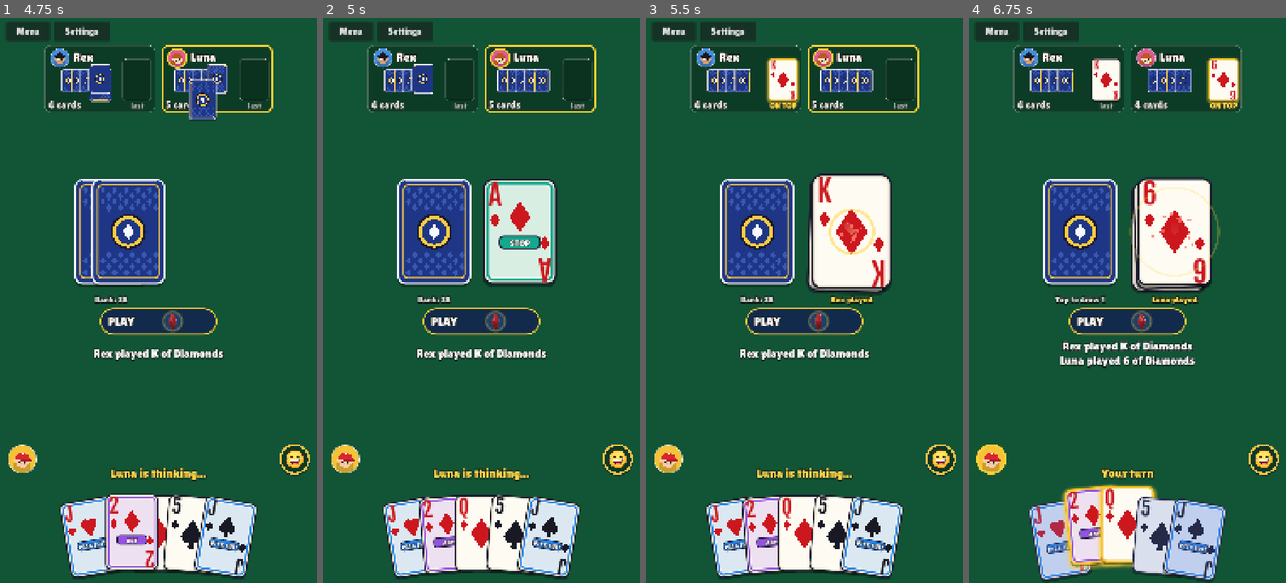
Above: before the commit, frames 1-4 (left to right).
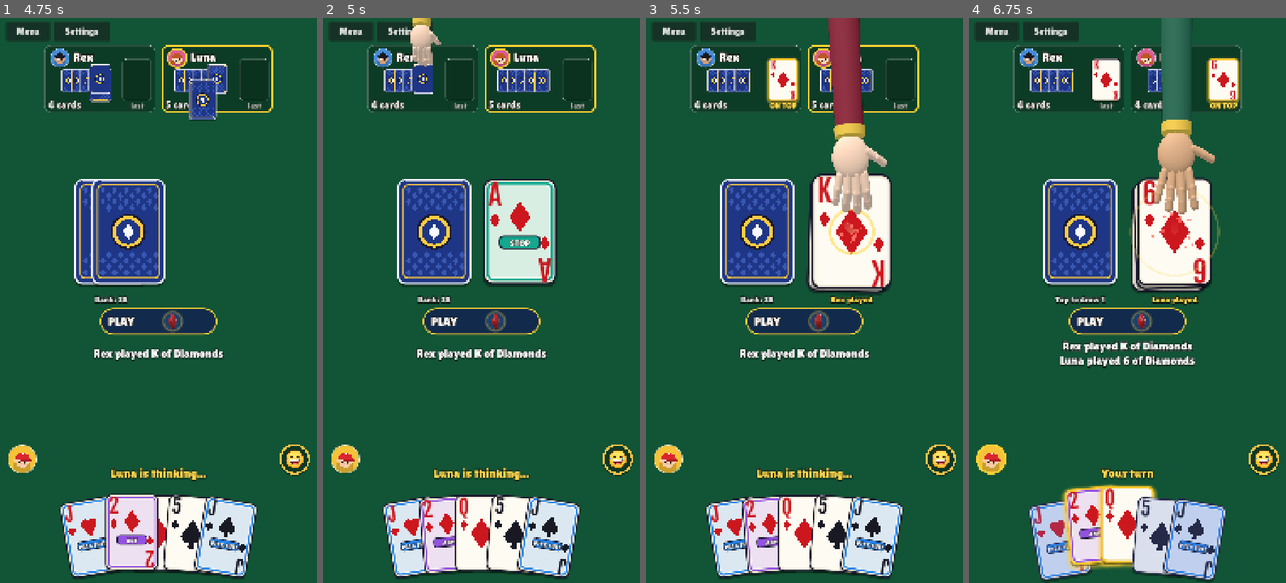
Above: after the commit, the same moments.

Repository: lambou/jcommand-cards-monorepo
Game: Godot game, scene res://scenes/main.tscn
The game is run twice, just before and just after one commit, with the same random seed, the same clock (stepped at 60 frames per second) and the same inputs.
Inputs (mouse positions are in pixels of both pictures, inside the frame that each line leads up to):
- Up to frame 1 (4.75 s): click "Easy" at 0.5 s; click "Easy" at 1.25 s; click "Normal" at 2 s; click "Normal" at 2.75 s; click "PLAY" at 3.5 s; tap Enter at 4.25 s; drag from (110, 232) to (190, 176) at 4.27 s
- Up to frame 2 (5 s): no input
- Up to frame 3 (5.5 s): drag from (842, 232) to (788, 413) at 5.02 s
- Up to frame 4 (6.75 s): move the mouse to (1105, 80) at 5.77 s; hold Right 5.78-6.5 s; click (1105, 80) at 5.92 s; tap Enter at 6.5 s; drag from (1175, 232) to (1032, 215) at 6.52 s

Frame 1 is identical in both runs. In frame 2, 0.5% of the frame differs, in the area x 27-38%, y 0-9%; in frame 3, 3.5%, in the area x 57-76%, y 0-35%; in frame 4, 3.3%.
Error before the commit: Parse Error: Cannot find member "STYLES" in base "res://scripts/ui/hand3d.gd". (res://scripts/ui/settings_panel.gd:90)

Commit message:
Add opponents' top-down 3D hands and selectable hand colours
- hand3d.gd: hands can reach down from the top (opponents), scale with the
  card they hold, and use one of 7 colour styles (STYLES).
- Each bot gets the next style after the player's, so all hands differ.
- Settings: toggles for your hand and opponents' hands, plus a hand colour picker.
- Add Godot .uid files for scripts/shaders.

Co-Authored-By: Claude Sonnet 5.5 <noreply@anthropic.com>

Diff:
--- a/apps/mobile/scripts/ui/hand3d.gd
+++ b/apps/mobile/scripts/ui/hand3d.gd
@@ -7,6 +7,18 @@
 const SLEEVE := Color(0.13, 0.24, 0.42)
 const CUFF := Color(0.93, 0.76, 0.28)
 const CAM_DIST := 2000.0
+const Settings := preload("res://scripts/game/settings.gd")
+
+## Selectable looks: [name, glove/skin colour, sleeve colour].
+const STYLES := [
+	["Classic", Color(0.97, 0.96, 0.92), Color(0.13, 0.24, 0.42)],
+	["Peach", Color(0.96, 0.80, 0.68), Color(0.55, 0.15, 0.22)],
+	["Tan", Color(0.85, 0.65, 0.48), Color(0.15, 0.40, 0.30)],
+	["Brown", Color(0.60, 0.40, 0.28), Color(0.85, 0.55, 0.15)],
+	["Deep", Color(0.36, 0.23, 0.17), Color(0.40, 0.25, 0.60)],
+	["Red", Color(0.85, 0.15, 0.15), Color(0.12, 0.12, 0.15)],
+	["Shadow", Color(0.12, 0.12, 0.14), Color(0.70, 0.12, 0.18)],
+]
 const HAND_SCALE := 0.95
 ## Where on the card the fingertips hold it, as a fraction of the card height below its centre.
 const GRIP_Y := 0.2
@@ -30,6 +42,10 @@
 var _thumb_base: Node3D
 var _thumb_joints: Array = []
 var _follow: Control
+var _skin_mat: StandardMaterial3D
+var _sleeve_mat: StandardMaterial3D
+var _dir := 1.0 # 1 = reaches up from the bottom (you), -1 = reaches down from the top (opponents)
+var _scale := 1.0 # hand size follows the card it holds (opponents' cards start small)
 var _tw: Tween
 var _tilt := 0.0
 var _last_pos := Vector2.ZERO
@@ -126,6 +142,8 @@
 func _build_hand() -> void:
 	var skin := _mat(GLOVE)
 	var sleeve := _mat(SLEEVE, 0.8)
+	_skin_mat = skin
+	_sleeve_mat = sleeve
 	var cuff := _mat(CUFF, 0.4)
 
 	# Local origin = grip point. The palm sits below and above the card plane so the fingers curl onto it.
@@ -204,12 +222,16 @@
 
 ## Reach in from below, grip `node` (a flying/resting card) and carry it for `carry_t` seconds, then leave.
 ## The card should start moving after `reach` seconds.
-func carry(node: Control, reach: float, carry_t: float) -> void:
+## `style` picks a STYLES entry (-1 = the player's own choice from settings).
+func carry(node: Control, reach: float, carry_t: float, from_top: bool = false, style: int = -1) -> void:
 	if _tw != null:
 		_tw.kill()
 	_follow = null
+	_dir = -1.0 if from_top else 1.0
+	set_style(style if style >= 0 else Settings.hand_color)
+	_scale = _scale_for(node)
 	var grab := _grip_point(node)
-	pos = Vector2(grab.x, size.y + 420.0)
+	pos = Vector2(grab.x, _away_y())
 	_last_pos = pos
 	grip = 0.0
 	_tilt = 0.0
@@ -221,7 +243,7 @@
 	_tw.tween_interval(carry_t)
 	_tw.tween_callback(func(): _follow = null)
 	_tw.tween_property(self, "grip", 0.0, 0.1)
-	_tw.tween_property(self, "pos:y", size.y + 450.0, 0.28).set_trans(Tween.TRANS_CUBIC).set_ease(Tween.EASE_IN)
+	_tw.tween_property(self, "pos:y", _away_y(), 0.28).set_trans(Tween.TRANS_CUBIC).set_ease(Tween.EASE_IN)
 	_tw.tween_callback(_activate.bind(false))
 
 
@@ -236,12 +258,28 @@
 	_tw.tween_interval(maxf(hold - 0.12, 0.0))
 	_tw.tween_callback(func(): _follow = null)
 	_tw.tween_property(self, "grip", 0.0, 0.1)
-	_tw.tween_property(self, "pos:y", size.y + 450.0, 0.3).set_trans(Tween.TRANS_CUBIC).set_ease(Tween.EASE_IN)
+	_tw.tween_property(self, "pos:y", _away_y(), 0.3).set_trans(Tween.TRANS_CUBIC).set_ease(Tween.EASE_IN)
 	_tw.tween_callback(_activate.bind(false))
 
 
+func set_style(i: int) -> void:
+	var st: Array = STYLES[posmod(i, STYLES.size())]
+	_skin_mat.albedo_color = st[1]
+	_sleeve_mat.albedo_color = st[2]
+
+
 func _grip_point(node: Control) -> Vector2:
-	return node.position + node.size / 2.0 + Vector2(0, node.size.y * node.scale.y * GRIP_Y)
+	return node.position + node.size / 2.0 + Vector2(0, node.size.y * node.scale.y * GRIP_Y * _dir)
+
+
+## Off-screen resting spot: below the screen for your hand, above it for the opponents'.
+func _away_y() -> float:
+	return size.y + 430.0 if _dir > 0.0 else -430.0
+
+
+## Small cards (a bot's, at its seat) get a smaller hand; it grows as the card does.
+func _scale_for(node: Control) -> float:
+	return clampf(node.size.x * node.scale.x / 180.0, 0.6, 1.0)
 
 
 func _process(delta: float) -> void:
@@ -253,5 +291,8 @@
 	# Lean into the direction of travel.
 	_tilt = lerpf(_tilt, clampf(-vel.x * 0.0004, -0.4, 0.4), minf(delta * 8.0, 1.0))
 	_root.position = Vector3(pos.x, -pos.y, 0.0)
-	_root.rotation.z = _tilt
+	if _follow != null and is_instance_valid(_follow):
+		_scale = lerpf(_scale, _scale_for(_follow), minf(delta * 10.0, 1.0))
+	_root.scale = Vector3.ONE * HAND_SCALE * _scale
+	_root.rotation.z = (PI if _dir < 0.0 else 0.0) + _tilt * _dir
 	_apply_pose()
Not shown, added: apps/mobile/assets/shaders/sdf_circle.gdshader.uid
Not shown, added: apps/mobile/scripts/game/leaderboard.gd.uid
Not shown, added: apps/mobile/scripts/game/scoring.gd.uid
Not shown, added: apps/mobile/scripts/ui/hand3d.gd.uid
Not shown, added: apps/mobile/scripts/ui/leaderboard_panel.gd.uid
Not shown, added: apps/mobile/scripts/ui/sdf_circle.gd.uid
Not shown, added: apps/mobile/scripts/ui/ui_kit.gd.uid
